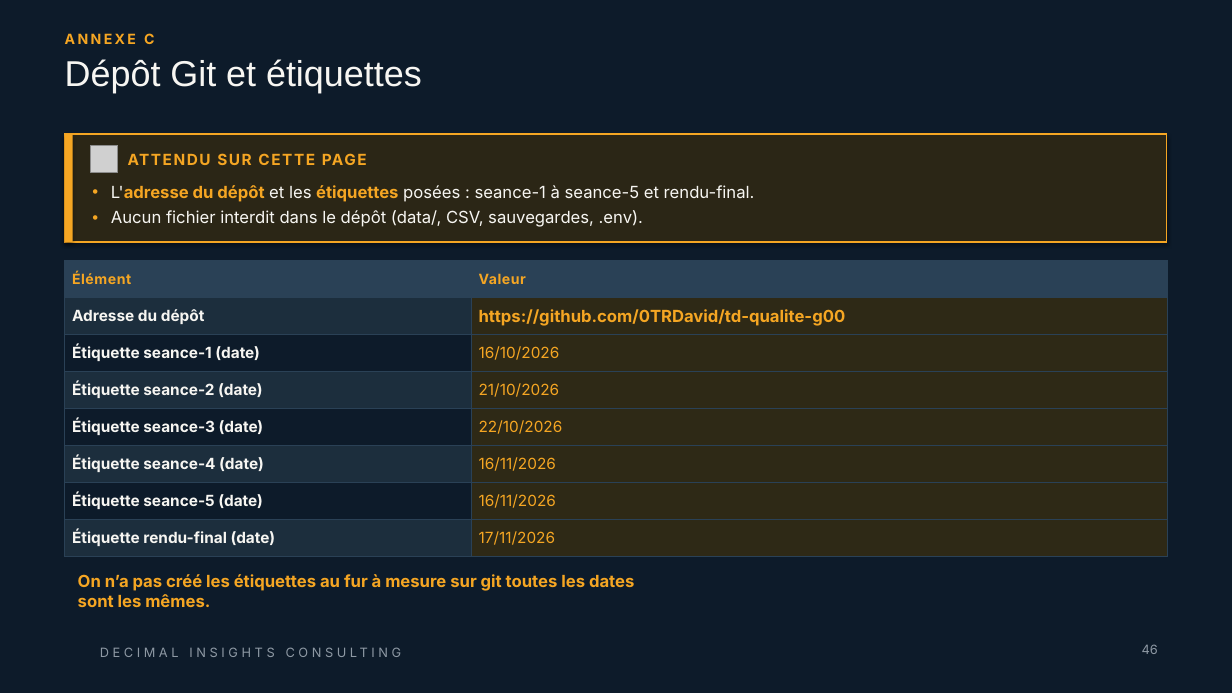
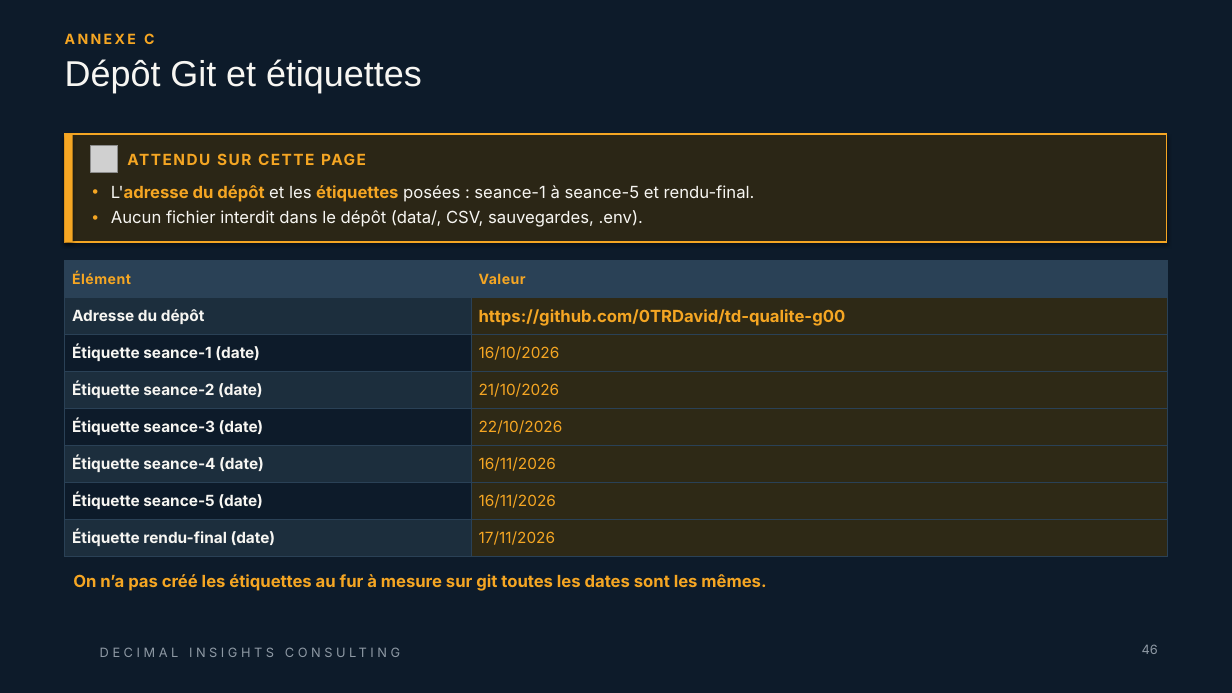
Before and after one commit to 0TRDavid/td-qualite-g00, a slide deck: slide 46 of livrables/Livrable_Groupe_TD_AssurConnect.pptx. Drawn at 1232x693 pixels with LibreOffice and Linux fonts; fonts in the diff are those of the drawing; grey boxes stand for pictures; background and template pictures are left out. Boxes give left, top, right and bottom in pixels: in the first picture for what was removed or moved away, otherwise in the second. Text is boxed around its words. In the diff, an @@ line names an element or a change of style, - is before the commit and + after.

```diff
--- a/livrables/Livrable_Groupe_TD_AssurConnect.pptx
+++ b/livrables/Livrable_Groupe_TD_AssurConnect.pptx
@@ text "On n’a pas créé les ..." rewrapped from [78, 574, 634, 607] to [73, 574, 766, 591] @@
```
Also in this commit, not shown: 17 other slides changed.
